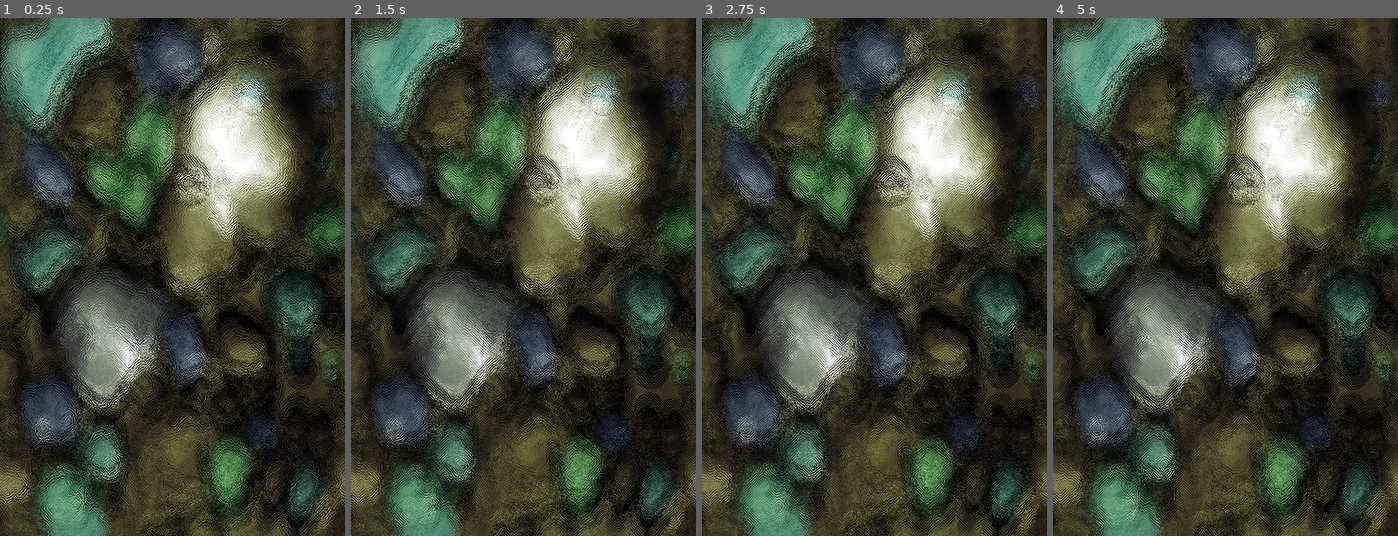
Above: before the commit, frames 1-4 (left to right).
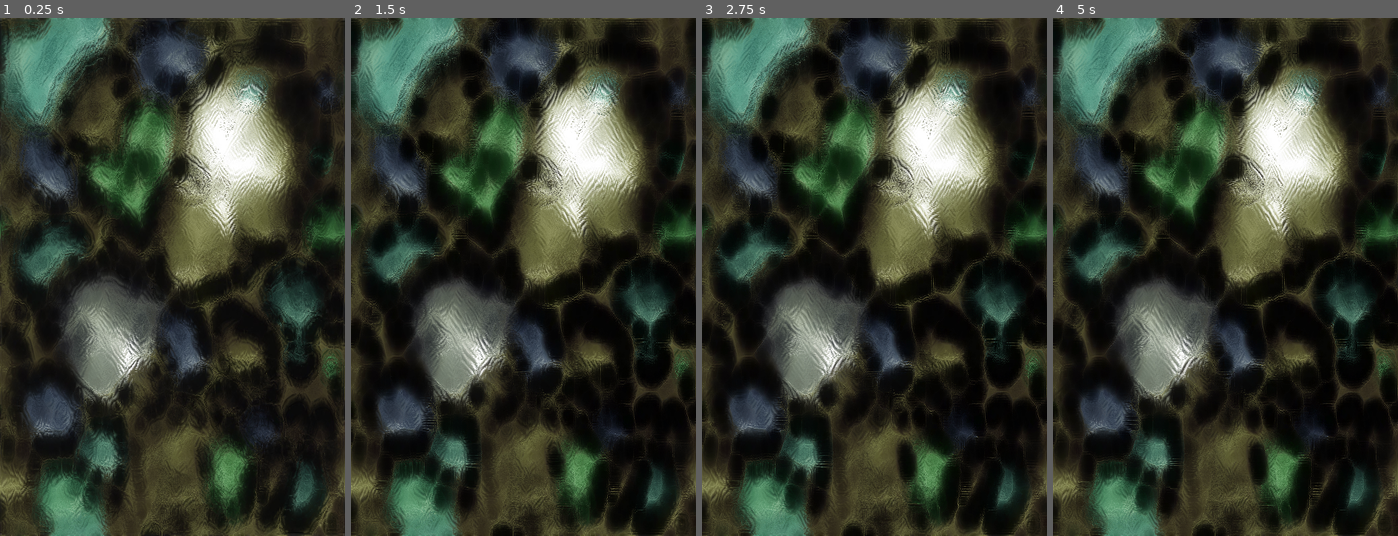
Above: after the commit, the same moments.

Repository: meisei4/bath
Game: Godot game, scene res://godot/Test/ShaderToy/ShaderToy.tscn
The game is run twice, just before and just after one commit, with the same random seed, the same clock (stepped at 60 frames per second) and the same inputs. The project has no main scene, so this scene is started directly.
Inputs (mouse positions are in pixels of both pictures, inside the frame that each line leads up to):
- Up to frame 1 (0.25 s): no input
- Up to frame 2 (1.5 s): move the mouse to (599, 251) at 0.52 s; hold D (right) 0.53-1.28 s; click (599, 251) at 0.67 s; move the mouse to (454, 302) at 1.27 s; hold S (down) from 1.28 s (still down); click (454, 302) at 1.42 s
- Up to frame 3 (2.75 s): move the mouse to (909, 163) at 2.02 s; release S (down) at 2.03 s; hold D (right) from 2.03 s (still down); click (909, 163) at 2.17 s
- Up to frame 4 (5 s): move the mouse to (1208, 380) at 2.77 s; release D (right) at 2.78 s; hold W (up) 2.78-3.53 s; click (1208, 380) at 2.92 s; move the mouse to (1329, 354) at 3.52 s; hold A (left) from 3.53 s (still down); click (1329, 354) at 3.67 s; move the mouse to (1122, 199) at 4.27 s; click (1122, 199) at 4.42 s

The runs differ from the first frame. In frame 1, 41% of the frame differs, in the area x 0-100%, y 0-100%; in frame 2, 42%; in frame 3, 42%; in frame 4, 43%.

Commit message:
figure out the clearing stuff in the rendering pipeline, it must be whats not allowing for a level texture

Diff:
--- /dev/null
+++ b/Resources/Shaders/all_in_one_ripple.gdshader
@@ -0,0 +1,69 @@
+shader_type canvas_item;
+
+#include "res://Resources/Shaders/constants.gdshaderinc"
+
+uniform float iTime;
+uniform vec2 iResolution;
+uniform vec3 iMouse;
+uniform sampler2D iChannel0; // Previous simulation state (feedback texture)
+uniform sampler2D iChannel1; // Background image texture
+
+// --- Simulation Parameters ---
+#define RIPPLE_SCALE 0.5
+#define SPEED_FACTOR 1.0
+#define PROPAGATION_INTENSITY 0.0
+#define IMPULSE_WAVE_WIDTH 0.025
+
+#define BASE_SAMPLE_STEP 0.005
+#define BASE_IMPULSE_STRENGTH -0.015
+#define BASE_PROPAGATION 1.0
+#define BASE_DAMPENING 0.95
+
+#define EFFECTIVE_SAMPLE_STEP (BASE_SAMPLE_STEP * SPEED_FACTOR)
+#define EFFECTIVE_RIPPLE_SCALE (RIPPLE_SCALE / sqrt(SPEED_FACTOR))
+#define IMPULSE_INNER_RADIUS  (0.025 * EFFECTIVE_RIPPLE_SCALE)
+#define IMPULSE_OUTER_RADIUS (IMPULSE_INNER_RADIUS + IMPULSE_WAVE_WIDTH * EFFECTIVE_RIPPLE_SCALE)
+#define EFFECTIVE_PROPAGATION (BASE_PROPAGATION + 0.15 * PROPAGATION_INTENSITY)
+#define EFFECTIVE_DAMPENING (BASE_DAMPENING - 0.15 * PROPAGATION_INTENSITY)
+
+float sample_height(sampler2D tex, vec2 uv) {
+    // Handle boundaries as needed:
+    if (uv.x < 0.0 || uv.x > 1.0 || uv.y < 0.0 || uv.y > 1.0)
+        return 0.0;
+    return texture(tex, uv).r;
+}
+
+void fragment() {
+    // --- SIMULATION UPDATE ---
+    // Sample neighboring heights from previous state:
+    vec2 neighbor_offset_x = vec2(EFFECTIVE_SAMPLE_STEP, 0.0);
+    vec2 neighbor_offset_y = vec2(0.0, EFFECTIVE_SAMPLE_STEP);
+    float prev_height = texture(iChannel0, UV).a; // only stored in a now
+    float height_left   = sample_height(iChannel0, UV - neighbor_offset_x);
+    float height_right  = sample_height(iChannel0, UV + neighbor_offset_x);
+    float height_bottom = sample_height(iChannel0, UV - neighbor_offset_y);
+    float height_top    = sample_height(iChannel0, UV + neighbor_offset_y);
+
+    float mouse_impulse = 0.0;
+    if (iMouse.z > 0.0) {
+        // Compute the wavefront based on mouse movement:
+        float uv_distance_from_mouse = length(iMouse.xy - UV);
+        mouse_impulse = BASE_IMPULSE_STRENGTH * smoothstep(IMPULSE_OUTER_RADIUS, IMPULSE_INNER_RADIUS, uv_distance_from_mouse);
+    }
+
+    float avg_neighbor_height = (height_left + height_right + height_top + height_bottom) / 4.0;
+    float new_height = prev_height + EFFECTIVE_PROPAGATION * (avg_neighbor_height - prev_height);
+    new_height *= EFFECTIVE_DAMPENING;
+    new_height += mouse_impulse;
+
+    vec3 normal = normalize(vec3(
+        sample_height(iChannel0, UV + vec2(NORMAL_SAMPLE_OFFSET, 0.0)) - sample_height(iChannel0, UV - vec2(NORMAL_SAMPLE_OFFSET, 0.0)),
+        sample_height(iChannel0, UV + vec2(0.0, NORMAL_SAMPLE_OFFSET)) - sample_height(iChannel0, UV - vec2(0.0, NORMAL_SAMPLE_OFFSET)),
+        2.0 * NORMAL_SAMPLE_OFFSET
+    ));
+
+    vec2 refracted_offset = refract(INCIDENT_DIRECTION, normal, REFRACTION_INDEX_RATIO).xy;
+    vec2 bg_uv = UV + refracted_offset * 0.05;
+    vec4 background = texture(iChannel1, bg_uv);
+    COLOR = vec4(background.rgb, new_height); // pass the current height in the alpha channel
+}
--- a/Resources/Shaders/water.gdshader
+++ b/Resources/Shaders/water.gdshader
@@ -1,8 +1,6 @@
 shader_type canvas_item;
 
 #include "res://Resources/Shaders/constants.gdshaderinc"
-uniform float iTime;
-uniform vec3 iMouse;
 //uniform sampler2D iChannel0; // Assign: res://Assets/Textures/gray_noise_small.png (noise displacement map)
 uniform sampler2D iChannel1; // Assign: res://Assets/Textures/rocks.jpg (background texture)
 //uniform sampler2D iChannel2; // Assign: res://Assets/Textures/pebbles.png (caustics displacement map)
@@ -18,7 +16,7 @@
     ));
 
     vec2 refracted_offset = refract(INCIDENT_DIRECTION, normal, REFRACTION_INDEX_RATIO).xy;
-    vec2 bg_uv = uv + refracted_offset * 0.05;
+    vec2 bg_uv = uv + refracted_offset;// * 0.05;
     return texture(tex, bg_uv);
 }
 
--- a/godot/Test/ShaderToy/ShaderToy.gd
+++ b/godot/Test/ShaderToy/ShaderToy.gd
@@ -1,14 +1,14 @@
 extends Node2D
 class_name ShaderToy
 
+var caustic_shader: Shader = load("res://Resources/Shaders/water.gdshader")
+var caustic_material: ShaderMaterial
 #var feedback_buffer_shader: Shader = load("res://Resources/Shaders/simple_feedback_buffer.gdshader")
 #TODO:^^the above works fine just with up till BufferC being the texture fed into the shader as feedback
 #TODO: see https://www.shadertoy.com/view/W3s3W8, it works the same way i think
-var ripple_shader: Shader = load("res://Resources/Shaders/finite_approx_ripple.gdshader")
+#var ripple_shader: Shader = load("res://Resources/Shaders/finite_approx_ripple.gdshader")
+var ripple_shader: Shader = load("res://Resources/Shaders/all_in_one_ripple.gdshader")
 var ripple_material: ShaderMaterial
-
-var caustic_shader: Shader = load("res://Resources/Shaders/water.gdshader")
-var caustic_material: ShaderMaterial
 
 var background_image: Texture = load("res://Assets/Textures/rocks.jpg")
 
@@ -30,21 +30,23 @@
 func _ready() -> void:
     var main_viewport_size: Vector2 = get_viewport_rect().size  # THIS WILL ALWAYS BE THE WINDOW I THINK
     BufferA = SubViewport.new()
-    BufferA.transparent_bg = true
+    BufferA.render_target_clear_mode = SubViewport.CLEAR_MODE_ONCE
     BufferA.size = main_viewport_size
 
     BufferA_Image = ColorRect.new()
+    BufferA_Image.color = Color(0.0, 0.0, 0.0, 0.0)
     BufferA_Image.size = main_viewport_size
     ripple_material = ShaderMaterial.new()
     ripple_material.shader = self.ripple_shader
     BufferA_Image.material = self.ripple_material
 
     BufferB = SubViewport.new()
-    BufferB.transparent_bg = true
+    BufferB.render_target_clear_mode = SubViewport.CLEAR_MODE_ONCE
     BufferB.size = main_viewport_size
 
     BufferB_Image = TextureRect.new()
     BufferB_Image.size = main_viewport_size
+
     BufferB_Image.texture = BufferA.get_texture()
 
     BufferC = TextureRect.new()
@@ -58,44 +60,45 @@
     add_child(BufferC)
 
     ripple_material.set_shader_parameter("iChannel0", BufferC.texture)
+    ripple_material.set_shader_parameter("iChannel1", background_image)
     ripple_material.set_shader_parameter("iResolution", main_viewport_size)
 
-    BufferD = SubViewport.new()
-    BufferD.transparent_bg = true
-    BufferD.size = main_viewport_size
+    #BufferD = SubViewport.new()
+    #BufferD.render_target_clear_mode = SubViewport.CLEAR_MODE_ONCE
+    #BufferD.size = main_viewport_size
+#
+    #BufferD_Image = ColorRect.new()
+    #BufferD_Image.size = main_viewport_size
+    #caustic_material = ShaderMaterial.new()
+    #caustic_material.shader = self.caustic_shader
+    #BufferD_Image.material = self.caustic_material
+#
+    #BufferE = SubViewport.new()
+    #BufferE.render_target_clear_mode = SubViewport.CLEAR_MODE_ONCE
+    #BufferE.size = main_viewport_size
+#
+    #BufferE_Image = TextureRect.new()
+    #BufferE_Image.size = main_viewport_size
+    #BufferE_Image.texture = BufferD.get_texture()
+#
+    #MainImage = TextureRect.new()
+    #MainImage.size = main_viewport_size
+    #MainImage.texture = BufferE.get_texture()
 
-    BufferD_Image = ColorRect.new()
-    BufferD_Image.size = main_viewport_size
-    caustic_material = ShaderMaterial.new()
-    caustic_material.shader = self.caustic_shader
-    BufferD_Image.material = self.caustic_material
+    #BufferD.add_child(BufferD_Image)
+    #BufferE.add_child(BufferE_Image)
+    #add_child(BufferD)
+    #add_child(BufferE)
+    #add_child(MainImage)
 
-    BufferE = SubViewport.new()
-    BufferE.transparent_bg = true
-    BufferE.size = main_viewport_size
-
-    BufferE_Image = TextureRect.new()
-    BufferE_Image.size = main_viewport_size
-    BufferE_Image.texture = BufferD.get_texture()
-
-    MainImage = TextureRect.new()
-    MainImage.size = main_viewport_size
-    MainImage.texture = BufferE.get_texture()
-
-    BufferD.add_child(BufferD_Image)
-    BufferE.add_child(BufferE_Image)
-    add_child(BufferD)
-    add_child(BufferE)
-    add_child(MainImage)
-
-    caustic_material.set_shader_parameter("iChannel1", background_image)
-    caustic_material.set_shader_parameter("iChannel3", MainImage.texture)
+    #caustic_material.set_shader_parameter("iChannel1", background_image)
+    #caustic_material.set_shader_parameter("iChannel3", MainImage.texture)
 
 
 #TODO: I have no idea about the frozen shakey stuff in the result, seems like its not able to recognize even the following:
 # 1- there needs to be an understood equilibrium of the heightmap
 # 2- might be screwing up the viewport stuff up above
-func _process(delta: float) -> void:
+func _physics_process(delta: float) -> void:
     iTime += delta
     var mouse_coords: Vector2 = get_viewport().get_mouse_position()
     var mouse_z: int = 1.0 if Input.is_mouse_button_pressed(MOUSE_BUTTON_LEFT) else 0.0
@@ -103,6 +106,3 @@
     #print("Mouse Position: ", mouse_coords, " | Mouse Z (pressed): ", mouse_z)
     ripple_material.set_shader_parameter("iTime", iTime)
     ripple_material.set_shader_parameter("iMouse", iMouse)
-
-    caustic_material.set_shader_parameter("iTime", iTime)
-    caustic_material.set_shader_parameter("iMouse", iMouse)
--- a/godot/Test/ShaderToy/ShaderToy.tscn
+++ b/godot/Test/ShaderToy/ShaderToy.tscn
@@ -1,7 +1,6 @@
 [gd_scene load_steps=2 format=3 uid="uid://bfvhn2l87bcu8"]
 
-[ext_resource type="Script" uid="uid://bwnllv465pgku" path="res://godot/Test/ShaderToy/ShaderToy.gd" id="1_e6vqi"]
+[ext_resource type="Script" uid="uid://boyacbui8geqg" path="res://godot/Test/ShaderToy/ShaderToy.gd" id="1_e6vqi"]
 
 [node name="ShaderToy" type="Node2D"]
 script = ExtResource("1_e6vqi")
-metadata/_custom_type_script = "uid://bwnllv465pgku"
--- a/project.godot
+++ b/project.godot
@@ -65,3 +65,4 @@
 [rendering]
 
 textures/canvas_textures/default_texture_filter=0
+environment/defaults/default_clear_color=Color(1, 1, 1, 0)
Not shown, changed: Resources/Shaders/constants.gdshaderinc
